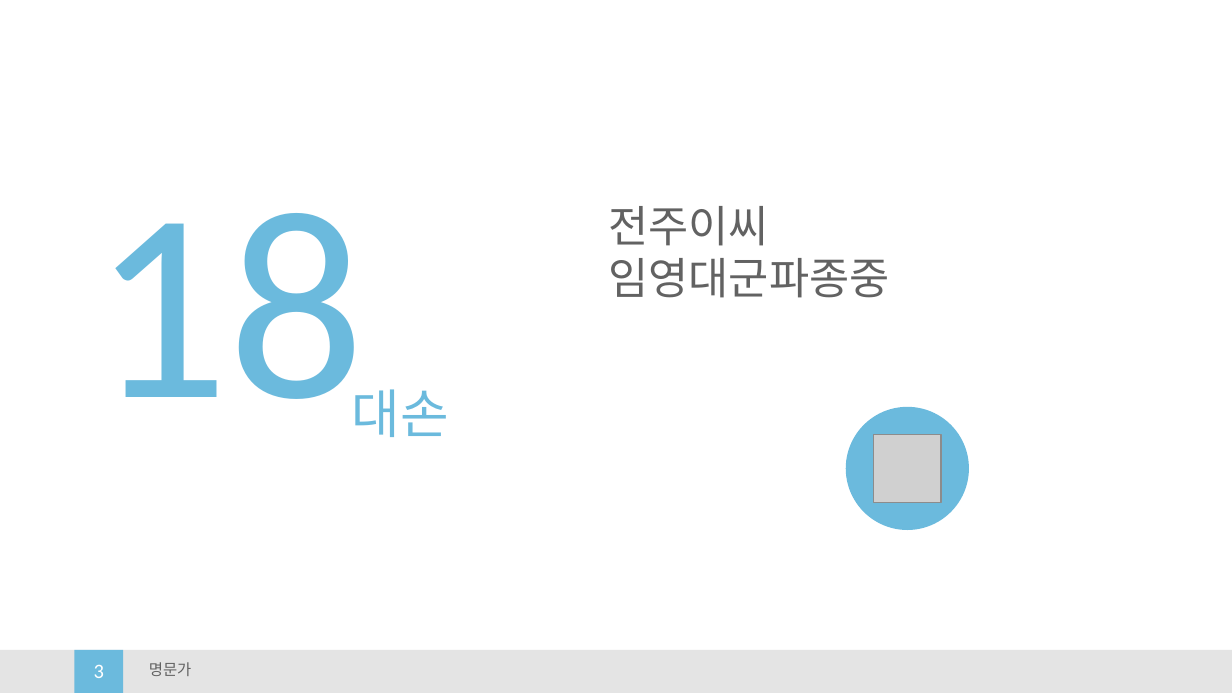
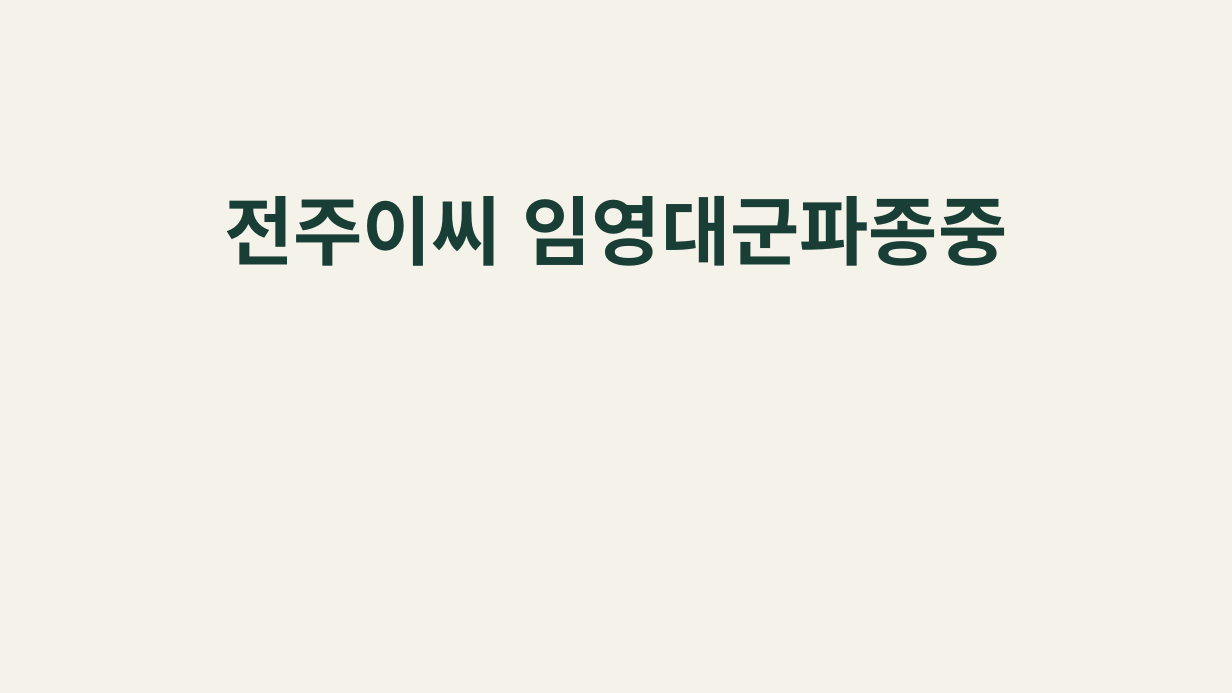
Before and after one commit to Lee-WonJun/royal-family, a slide deck: slide 3 of ppt/명문가_발표초안_v5_Cloud.pptx. Drawn at 1232x693 pixels with LibreOffice and Linux fonts; fonts in the diff are those of the drawing; grey boxes stand for pictures. Boxes give left, top, right and bottom in pixels: in the first picture for what was removed or moved away, otherwise in the second. Text is boxed around its words. In the diff, an @@ line names an element or a change of style, - is before the commit and + after.

Commit message:
feat(ppt): restore teal theme and add clan market diagrams

```diff
--- a/ppt/명문가_발표초안_v5_Cloud.pptx
+++ b/ppt/명문가_발표초안_v5_Cloud.pptx
@@ background #FFFFFF to #F5F2E9 @@
@@ text at [224,196,1008,266]: text changed; size 25.5 to 44 pt; text colour #626262 to #183E35; bold on @@
-전주이씨
-임영대군파종중
+전주이씨 임영대군파종중
@@ text removed at [92,213,365,426] @@
-18
@@ text removed at [352,389,449,437] @@
-대손
@@ ellipse removed at [848,408,968,529] @@
@@ picture removed at [873,435,941,503] @@
@@ rectangle removed at [0,650,1232,693] @@
@@ rectangle removed at [74,650,123,693] @@
@@ text removed at [94,665,104,678] @@
-3
@@ text removed at [149,662,192,676] @@
-명문가
```
Also in this commit, not shown: 6 other slides changed, 1 slide removed, 42 other files.
